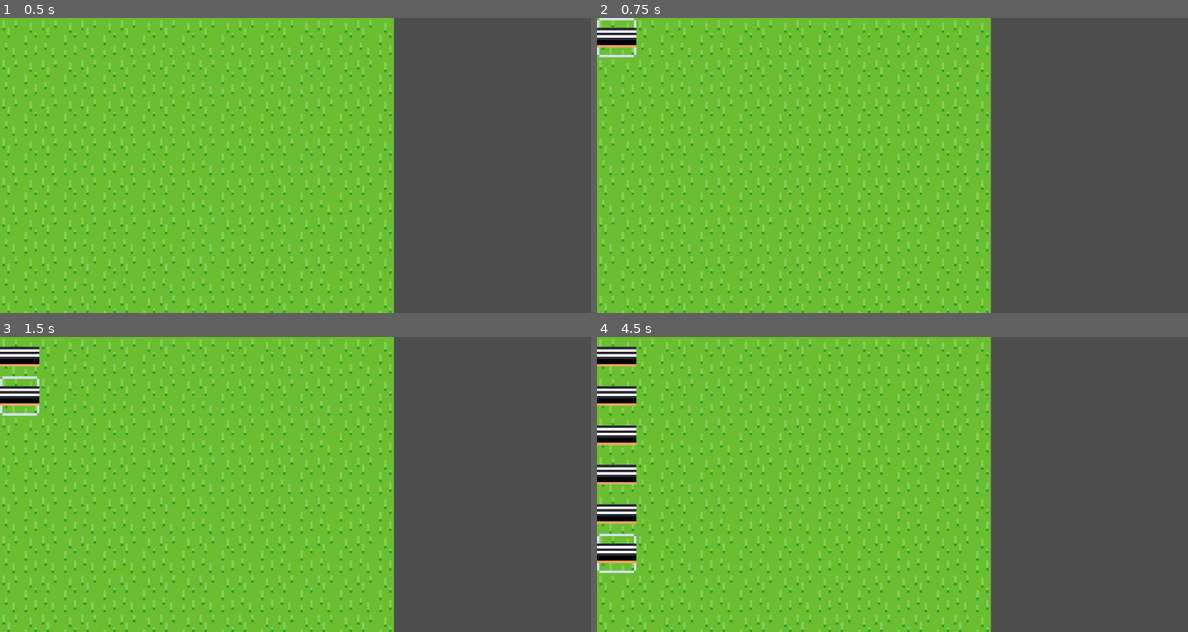
Above: before the commit, frames 1-4 (two rows, left to right).
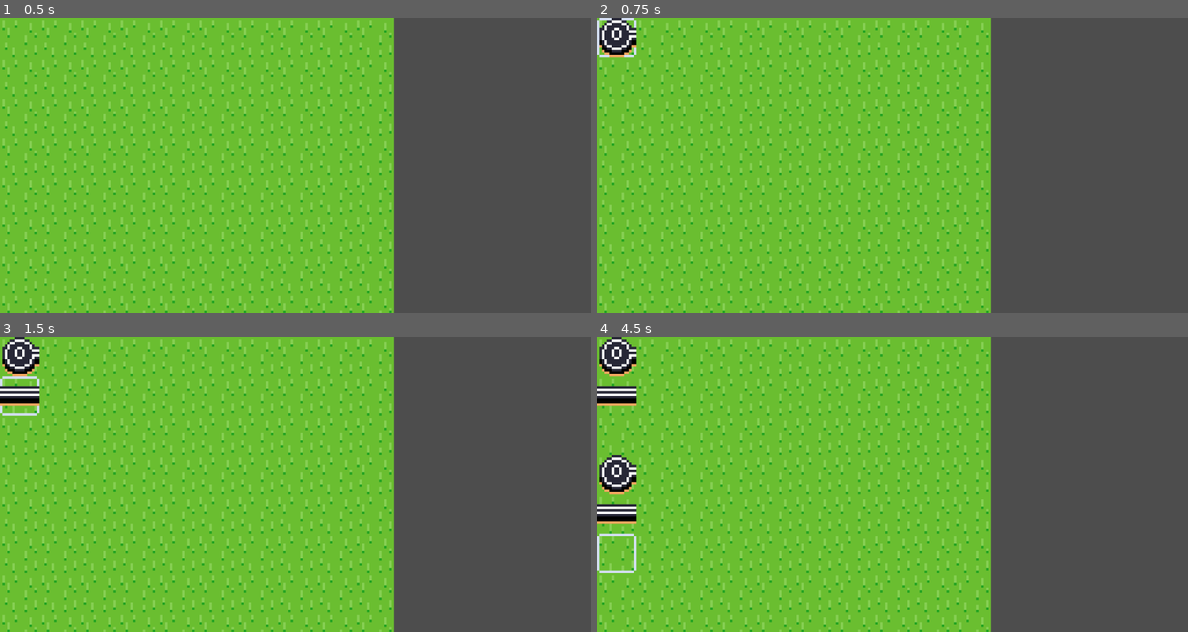
Above: after the commit, the same moments.

Repository: eKiepuszewskiTUE/TrafficBeepBeep
Game: Godot game, scene res://Scenes/main_game.tscn
Same seed, same stepped clock (60 frames per second), same inputs: the game is played once before the commit and once after it.
Inputs (mouse positions are in pixels of both pictures, inside the frame that each line leads up to):
- Up to frame 1 (0.5 s): no input
- Up to frame 2 (0.75 s): tap Enter at 0.5 s; move the mouse to (614, 38) at 0.52 s; hold 1 from 0.53 s (still down); click (614, 38) at 0.67 s
- Up to frame 3 (1.5 s): tap 2 at 0.8, 1.35 s; tap Space at 1.25 s; move the mouse to (17, 396) at 1.27 s; release 1 at 1.28 s; click (17, 396) at 1.42 s
- Up to frame 4 (4.5 s): tap 3 at 1.55, 3.8, 4.35 s; tap Enter at 2, 3.5 s; move the mouse to (614, 434) at 2.02 s; hold 3 2.03-2.78 s; click (614, 434) at 2.17 s; tap 1 at 2.3, 2.85 s; tap Space at 2.75, 4.25 s; move the mouse to (614, 475) at 2.77 s; click (614, 475) at 2.92 s; tap 2 at 3.05 s; move the mouse to (614, 514) at 3.52 s; hold 2 3.53-4.28 s; click (614, 514) at 3.67 s; move the mouse to (614, 552) at 4.27 s; click (614, 552) at 4.42 s

Frame 1 is identical in both runs. In frame 2, 0.6% of the frame differs, in the area x 0-6%, y 0-14%; in frame 3, 0.6%; in frame 4, 2.0%, in the area x 0-7%, y 0-77%.
Error after the commit: Invalid access to property or key '4' on a base object of type 'Dictionary'. (res://Tile.gd:34)

Commit message:
Tile object selection template added
You can now determine what tile you want to add by changing the Tile_Type enum. But it only works for one sized tiles for now-_-
But damn this shit took a lot of Godot documentation to get through

Diff:
--- a/Scenes/source.tscn
+++ b/Scenes/source.tscn
@@ -1,14 +1,10 @@
 [gd_scene load_steps=4 format=3 uid="uid://d12wbsr3ecrow"]
 
 [ext_resource type="Script" path="res://scripts/source.gd" id="1_3g7qa"]
+[ext_resource type="Texture2D" uid="uid://cjth303n2vh1y" path="res://sprites/Source0.png" id="2_4jw1r"]
 
 [sub_resource type="RectangleShape2D" id="RectangleShape2D_0t7oy"]
-size = Vector2(23, 23)
-
-[sub_resource type="LabelSettings" id="LabelSettings_0muxf"]
-font_size = 60
-shadow_size = 12
-shadow_color = Color(0, 0, 0, 1)
+size = Vector2(4, 4)
 
 [node name="Source" type="Area2D"]
 script = ExtResource("1_3g7qa")
@@ -18,16 +14,6 @@
 shape = SubResource("RectangleShape2D_0t7oy")
 
 [node name="Sprite2D" type="Sprite2D" parent="."]
-scale = Vector2(20, 20)
-
-[node name="Label" type="Label" parent="."]
-offset_left = -46.0
-offset_top = -46.0
-offset_right = 46.0
-offset_bottom = 46.0
-text = "1"
-label_settings = SubResource("LabelSettings_0muxf")
-horizontal_alignment = 1
-vertical_alignment = 1
+texture = ExtResource("2_4jw1r")
 
 [connection signal="input_event" from="." to="." method="_on_input_event"]
--- a/Tile.gd
+++ b/Tile.gd
@@ -1,10 +1,18 @@
 extends Node2D
+class_name Tile
 
+var source = preload("res://Scenes/source.tscn")
 var road = preload("res://Scenes/road.tscn")
+var not_gate = preload("res://Gates/NOT.tscn")
+var and_gate = preload("res://Gates/AND.tscn")
+var or_gate = preload("res://Gates/OR.tscn")
+var xor_gate = preload("res://Gates/XOR.tscn")
+var nand_gate = preload("res://Gates/NAND.tscn")
 
-var and_gate = preload("res://Gates/AND.tscn")
+enum Tile_Type {AND, OR, NAND, XOR, NOT, Road, Source}
+var dict = {Tile_Type.Road : road, Tile_Type.Source : source}
 
-var object
+var tile_object
 var highlight_sprite : Sprite2D
 
 var empty : bool = true
@@ -22,9 +30,16 @@
 func _on_area_2d_mouse_exited() -> void:
 	highlight_sprite.visible = false
 
+func change_tile_object(new_tile_type):
+	var new_tile = dict[new_tile_type]
+	if (tile_object != null):
+		self.tile_object.queue_free()
+	self.tile_object = new_tile
+	var temp = new_tile.instantiate()
+	print(temp)
+	add_child(temp)
+
+signal mouse_clicked(this)
 func _on_area_2d_input_event(viewport, event, shape_idx):
 	if (event is InputEventMouseButton and event.pressed):
-		if (object == null):
-			#object = and_gate.instantiate()
-			object = road.instantiate()
-			add_child(object)
+		mouse_clicked.emit(self)
--- a/scripts/main_game.gd
+++ b/scripts/main_game.gd
@@ -1,22 +1,30 @@
 extends Node2D
-
-var not_gate = preload("res://Gates/NOT.tscn")
-var and_gate = preload("res://Gates/AND.tscn")
-var or_gate = preload("res://Gates/OR.tscn")
-var xor_gate = preload("res://Gates/XOR.tscn")
-var nand_gate = preload("res://Gates/NAND.tscn")
-
-var tile = preload("res://Scenes/tile.tscn")
 
 @export var gridSize : int
 var cellSize : int = 16
 var GameGrid : Array
 var camera : Camera2D
 
+enum Tile_Type {AND, OR, NAND, XOR, NOT, Road, Source}
+
+var tile = preload("res://Scenes/tile.tscn")
+var new_tile_selected : Tile_Type = Tile_Type.Road
+
 func _ready():
 	camera = $Camera2D
 	DisplayServer.window_set_size(Vector2i(gridSize * cellSize * camera.zoom.x, gridSize * cellSize * camera.zoom.y))
 	create_game_grid()
+
+func _process(delta):
+	if (Input.is_key_pressed(KEY_1)):
+		new_tile_selected = Tile_Type.Source
+		print("Source selected")
+	if (Input.is_key_pressed(KEY_2)):
+		new_tile_selected = Tile_Type.Road
+		print("Road selected")
+	if (Input.is_key_pressed(KEY_3)):
+		new_tile_selected = Tile_Type.NOT
+		print("NOT selected")
 
 # Creates the game grid
 func create_game_grid() -> void:
@@ -25,6 +33,11 @@
 		for c in range(gridSize):
 			var new_tile = tile.instantiate()
 			new_tile.position = Vector2(r * cellSize, c * cellSize)
+			new_tile.mouse_clicked.connect(_on_area_2d_input_event)
+			#new_tile.get_node("Area2D").input_event.connect(_on_area_2d_input_event)
 			rows += [new_tile]
 			add_child(new_tile)
 		GameGrid += [rows]
+
+func _on_area_2d_input_event(tile_instance):
+	tile_instance.change_tile_object(new_tile_selected)
--- a/scripts/source.gd
+++ b/scripts/source.gd
@@ -2,17 +2,12 @@
 class_name Source
 
 var value : bool
-var label : Label
-
-func _ready():
-	label = $Label
+var textures : Array = [preload("res://sprites/Source0.png"), preload("res://sprites/Source1.png")]
 
 func set_value(value) -> void:
 	self.value = value
-	set_label_value(value)
+	$Sprite2D.texture = textures[value]
 
-func set_label_value(value) -> void:
-	label.text = str(int(value))
 
 func get_value() -> bool:
 	return self.value
Binary file added: sprites/Source0.png
Not shown, changed: sprites/Source0.png.import
Binary file added: sprites/Source1.png
Not shown, added: sprites/Source1.png.import
Binary file removed: sprites/grass_selected.png
